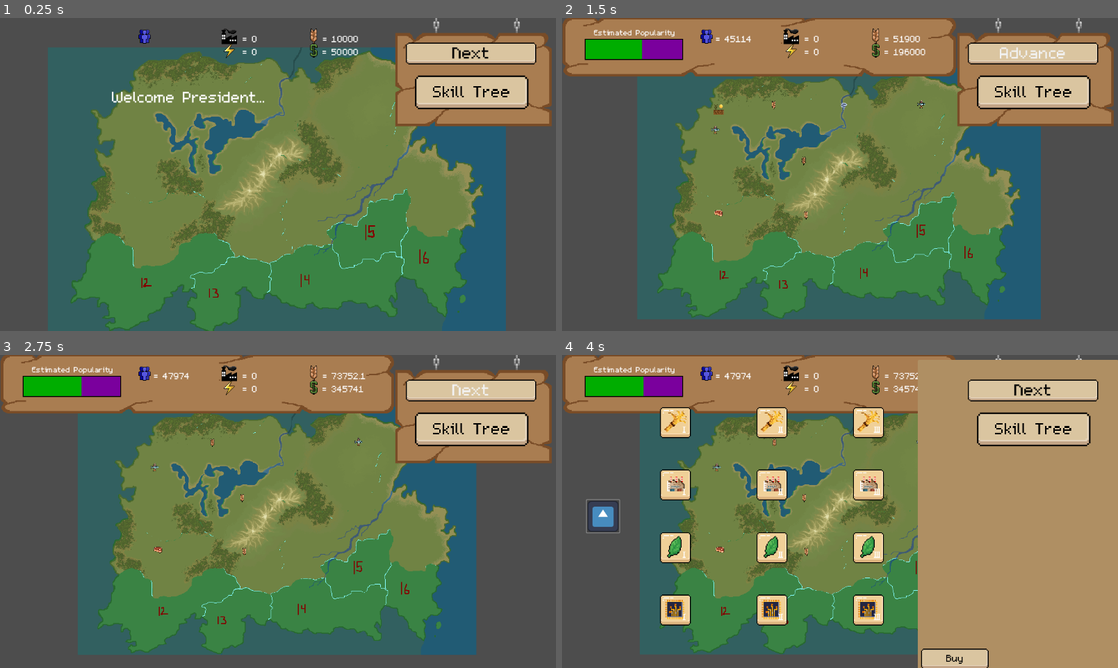
Above: before the commit, frames 1-4 (two rows, left to right).
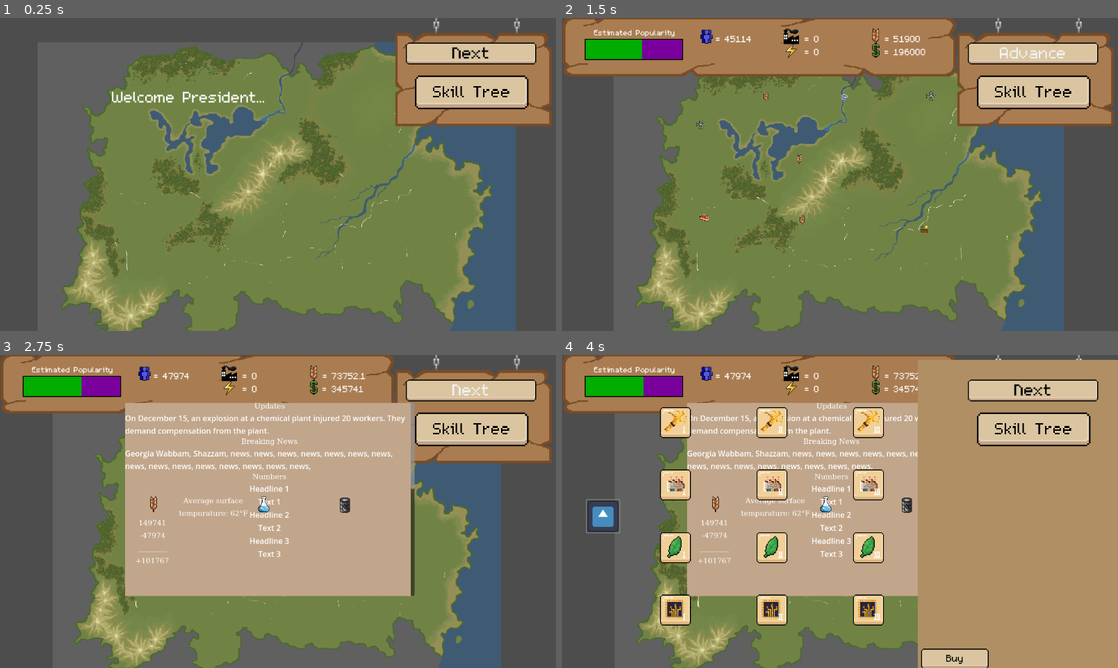
Above: after the commit, the same moments.

Repository: mccoogp/WeatherInc
Game: Godot game, scene res://world.tscn
The game is run twice, just before and just after one commit, with the same random seed, the same clock (stepped at 60 frames per second) and the same inputs. The engine's default icon, where the game draws it, is replaced by a stand-in: a white triangle on a blue panel in a dark square.
Inputs (mouse positions are in pixels of both pictures, inside the frame that each line leads up to):
- Up to frame 1 (0.25 s): no input
- Up to frame 2 (1.5 s): click "Next" at 0.5 s; click "Next" at 1.25 s
- Up to frame 3 (2.75 s): click "Advance" at 2 s
- Up to frame 4 (4 s): click "Skill Tree" at 2.75 s; click (600, 517) at 3.5 s

The runs differ from the first frame. In frame 1, 43% of the frame differs, in the area x 8-93%, y 3-100%; in frame 2, 37%; in frame 3, 58%, in the area x 13-91%, y 12-100%; in frame 4, 34%.

Commit message:
improved map look

Diff:
--- a/world.gd
+++ b/world.gd
@@ -29,8 +29,13 @@
 var adjacents = {0: [1,4,6], 1: [0,4,2], 2: [1,3,4,5], 3: [2,5,10], 4: [0,1,2,5,6,7,8], 5: [2,3,4,8,9,10], 6: [0,4,7,11], 7: [4,6,8,11,12,13], 8: [4,5,7,9,13,14], 9: [5,8,10,14], 10: [3,5,9,14,15], 11:[6,7,12], 12: [11,7,13], 13: [12,7,8,14,15], 14: [8,9,10,13,15], 15: [10,13,14]}
 
 var zoom = -1
-var cameracenter =  Vector2(420, 250)
-var camerazoom = 0.8
+
+var defaultcenter = Vector2(420, 250)
+var defaultzoom = 0.9
+var cameracenter =  defaultcenter
+var camerazoom = defaultzoom
+
+
 
 var posprod = ["none", "grain", "meat", "fish", "factory", "oil", "research"]
 var curprod = 0
@@ -320,21 +325,21 @@
 
 				if event is InputEventKey and event.pressed:
 					if Input.is_key_pressed(KEY_BACKSPACE):
-						cameracenter =  Vector2(420, 297)
-						camerazoom = 0.7
+						cameracenter =  defaultcenter
+						camerazoom = defaultzoom
 						zoom = -1
 
 					if Input.is_key_pressed(KEY_TAB):
-						cameracenter =  Vector2(420, 297)
-						camerazoom = 1
+						cameracenter =  defaultcenter
+						camerazoom = defaultzoom
 						zoom = -1
 
 
 				if event is InputEventMouseButton:
 					if event.button_index == MOUSE_BUTTON_LEFT and event.pressed:
 						if districts[zoom].clicked == false and $DistrictMenu.anyclicked == false:
-							cameracenter =  Vector2(420, 297)
-							camerazoom = 0.7
+							cameracenter =  defaultcenter
+							camerazoom = defaultzoom
 							zoom = -1
 							for district in 16:
 								if districts[district].clicked == true:
@@ -353,20 +358,41 @@
 							$"Popularity bar".visible = false
 							$CanvasLayer.visible = false
 
+		if phase == 2 or phase == 3:
+			if zoom == -1:
+				if event is InputEventKey and event.pressed:
+					if Input.is_key_pressed(KEY_W):
+						defaultcenter.y -= 30/defaultzoom
+						$Camera2D.position.y -= 30/defaultzoom
+					if Input.is_key_pressed(KEY_S):
+						defaultcenter.y += 30/defaultzoom
+						$Camera2D.position.y += 30/defaultzoom
+					if Input.is_key_pressed(KEY_A):
+						defaultcenter.x -= 30/defaultzoom
+						$Camera2D.position.x -= 30/defaultzoom
+					if Input.is_key_pressed(KEY_D):
+						defaultcenter.x += 30/defaultzoom
+						$Camera2D.position.x += 30/defaultzoom
+					if Input.is_key_pressed(KEY_EQUAL):
+						defaultzoom += 0.1*defaultzoom
+						$Camera2D.zoom = Vector2(defaultzoom, defaultzoom)
+					if Input.is_key_pressed(KEY_MINUS):
+						defaultzoom -= 0.1*defaultzoom
+						$Camera2D.zoom = Vector2(defaultzoom, defaultzoom)
 	if frame == 1:
 		if event is InputEventKey and event.pressed:
 			if Input.is_key_pressed(KEY_BACKSPACE):
 				frame = 0
-				$Camera2D.position = Vector2(420, 297)
-				$Camera2D.zoom = Vector2(0.7,0.7)
+				$Camera2D.position = defaultcenter
+				$Camera2D.zoom = Vector2(defaultzoom, defaultzoom)
 				$DistrictMenu.industry_clicked = false
 				$CanvasLayer.visible = true
 				$"Popularity bar".visible = true
 	if frame == 2:
 		if Input.is_key_pressed(KEY_BACKSPACE):
 				frame = 0
-				$Camera2D.position = Vector2(420, 297)
-				$Camera2D.zoom = Vector2(0.7,0.7)
+				$Camera2D.position = defaultcenter
+				$Camera2D.zoom = Vector2(defaultzoom, defaultzoom)
 				$CanvasLayer.visible = previousvis[0]
 				$"Popularity bar".visible =  previousvis[1]
 				$Start.visible = previousvis[2]
@@ -378,6 +404,7 @@
 	if frame == 0:
 		#print($Camera2D.zoom, $Camera2D.position)
 		#print(camerazoom, cameracenter)
+
 		$Camera2D.position.x += (cameracenter.x - $Camera2D.position.x)/15
 		$Camera2D.position.y += (cameracenter.y - $Camera2D.position.y)/15
 		$Camera2D.zoom.x += (camerazoom - $Camera2D.zoom.x)/30
@@ -392,6 +419,8 @@
 			$TopBar/LeftMenu.visible = false
 			$DistrictMenu.position = $Camera2D.position + Vector2(-479, -184)/$Camera2D.zoom.x
 			$DistrictMenu.scale = Vector2(0.15,0.15)/$Camera2D.zoom.x
+			cameracenter = defaultcenter
+			camerazoom = defaultzoom
 		else:
 			$DistrictMenu.visible = true
 			$TopBar/LeftMenu.visible = true
@@ -570,6 +599,9 @@
 
 			$TopBar/Variables.visible = true
 			$TopBar/TopMenu.visible = true
+			$TopBar/Variables.visible = true
+			$TopBar/Variables2.visible = true
+			$TopBar/Variables3.visible = true
 			#$Label4.visible = true
 			$"Popularity bar".visible = true
 			$Start.visible = false
--- a/world.tscn
+++ b/world.tscn
@@ -22,12 +22,17 @@
 [ext_resource type="Script" path="res://tax_label.gd" id="13_6327v"]
 [ext_resource type="Texture2D" uid="uid://bpn10f2wtf42n" path="res://4caster Art/new map/district11.png" id="14_5hcpw"]
 [ext_resource type="Texture2D" uid="uid://cf4tedwaqq4r6" path="res://4caster Art/variables/dollar.png" id="15_ds5hs"]
+[ext_resource type="Texture2D" uid="uid://ch8pqu217jw41" path="res://4caster Art/new map/district12.png" id="15_h5cav"]
 [ext_resource type="FontFile" uid="uid://bdw8tj5ekkyoi" path="res://m5x7.ttf" id="16_6dtuk"]
 [ext_resource type="Texture2D" uid="uid://cobga1anch7pf" path="res://4caster Art/menu/menu_left_top.png" id="16_dv0ow"]
 [ext_resource type="Texture2D" uid="uid://cv5e5dl0udsxh" path="res://4caster Art/industries/grain.png" id="16_lw505"]
+[ext_resource type="Texture2D" uid="uid://cuddmiptcfo1d" path="res://4caster Art/new map/district13.png" id="16_nqpus"]
+[ext_resource type="Texture2D" uid="uid://cn2sldy5vmjjv" path="res://4caster Art/new map/district14.png" id="17_b736m"]
 [ext_resource type="Texture2D" uid="uid://cuamw7cxdnd2h" path="res://4caster Art/menu/menu_top.png" id="17_oo65l"]
 [ext_resource type="Texture2D" uid="uid://b3hq3frebpew7" path="res://4caster Art/menu/menu_right.png" id="17_uh2i4"]
 [ext_resource type="Script" path="res://left_menu.gd" id="17_uwtjx"]
+[ext_resource type="Texture2D" uid="uid://dmjl6aj2oc6hn" path="res://4caster Art/new map/district15.png" id="18_6jcjn"]
+[ext_resource type="Texture2D" uid="uid://dlgystj22v1a6" path="res://4caster Art/new map/district16.png" id="19_05ytu"]
 [ext_resource type="Texture2D" uid="uid://dsy5eq0itmrqa" path="res://4caster Art/menu/menu_section.png" id="19_dcwrs"]
 [ext_resource type="Texture2D" uid="uid://b72j3hhq8e55f" path="res://4caster Art/menu/menu_left_bottom.png" id="21_6ps3s"]
 [ext_resource type="Texture2D" uid="uid://c483hywjwx8pt" path="res://4caster Art/variables/energy.png" id="21_mobic"]
@@ -90,7 +95,6 @@
 districts = [NodePath("District"), NodePath("District2"), NodePath("District3"), NodePath("District4"), NodePath("Distr …(267 unchanged characters)…
 
 [node name="Background" type="Sprite2D" parent="."]
-modulate = Color(0.521569, 1, 1, 1)
 texture_filter = 1
 position = Vector2(417, 309)
 scale = Vector2(0.720001, 0.716921)
@@ -206,15 +210,40 @@
 image = ExtResource("14_5hcpw")
 
 [node name="District12" parent="." instance=ExtResource("2_41llr")]
+position = Vector2(35.7143, 505.952)
+scale = Vector2(67, 67)
+center = Vector2(30, 470)
+zoom = 1.8
+image = ExtResource("15_h5cav")
 
 [node name="District13" parent="." instance=ExtResource("2_41llr")]
+position = Vector2(245.238, 538.095)
+scale = Vector2(67, 67)
+center = Vector2(300, 550)
+zoom = 2.5
+image = ExtResource("16_nqpus")
 
 [node name="District14" parent="." instance=ExtResource("2_41llr")]
+position = Vector2(527.381, 502.381)
+scale = Vector2(67, 67)
+center = Vector2(530, 510)
+zoom = 2.5
+image = ExtResource("17_b736m")
 
 [node name="District15" parent="." instance=ExtResource("2_41llr")]
+position = Vector2(616.667, 365.476)
+scale = Vector2(67, 67)
+center = Vector2(675, 385)
+zoom = 2.7
+image = ExtResource("18_6jcjn")
 
 [node name="District16" parent="." instance=ExtResource("2_41llr")]
+position = Vector2(791.667, 477.381)
+scale = Vector2(67, 67)
 water = true
+center = Vector2(840, 495)
+zoom = 2.5
+image = ExtResource("19_05ytu")
 
 [node name="TopBar" type="CanvasLayer" parent="."]
 
@@ -225,6 +254,7 @@
 texture = ExtResource("26_3urtx")
 
 [node name="LeftMenu" type="Sprite2D" parent="TopBar" node_paths=PackedStringArray("extend")]
+visible = false
 texture_filter = 1
 position = Vector2(145, 295)
 scale = Vector2(1.34, 1.34)
@@ -313,6 +343,7 @@
 [node name="CanvasLayer3" type="CanvasLayer" parent="TopBar/LeftMenu"]
 
 [node name="DistrictPopulation" type="Sprite2D" parent="TopBar/LeftMenu"]
+texture_filter = 1
 position = Vector2(-74.6269, -11.9403)
 texture = ExtResource("23_7gflr")
 
@@ -326,6 +357,7 @@
 label_settings = SubResource("LabelSettings_bx38f")
 
 [node name="DistrictPopularity" type="Sprite2D" parent="TopBar/LeftMenu"]
+texture_filter = 1
 position = Vector2(-64.1791, -2.98507)
 scale = Vector2(0.402985, 0.402985)
 
@@ -353,6 +385,7 @@
 color = Color(0, 0.678431, 0, 1)
 
 [node name="Label" type="Label" parent="TopBar/LeftMenu"]
+texture_filter = 1
 offset_left = -67.9104
 offset_top = 23.8806
 offset_right = 28.0896
@@ -375,6 +408,7 @@
 texture = ExtResource("17_uh2i4")
 
 [node name="Variables" type="Label" parent="TopBar"]
+visible = false
 offset_left = 650.0
 offset_top = 30.0
 offset_right = 940.99
@@ -390,6 +424,7 @@
 texture = ExtResource("16_lw505")
 
 [node name="Variables2" type="Label" parent="TopBar"]
+visible = false
 offset_left = 475.0
 offset_top = 30.0
 offset_right = 765.99
@@ -405,6 +440,7 @@
 texture = ExtResource("22_jx0ki")
 
 [node name="Variables3" type="Label" parent="TopBar"]
+visible = false
 offset_left = 300.0
 offset_top = 30.0
 offset_right = 590.99
@@ -536,9 +572,6 @@
 hide = true
 skillclicked = true
 
-[node name="ScrollContainer" parent="CanvasLayer/News" index="0"]
-visible = false
-
 [node name="UpdateToggle" parent="CanvasLayer/News" index="2"]
 offset_left = 854.0
 offset_top = 65.0
Not shown: 1 places in world.tscn that only renumber resources
